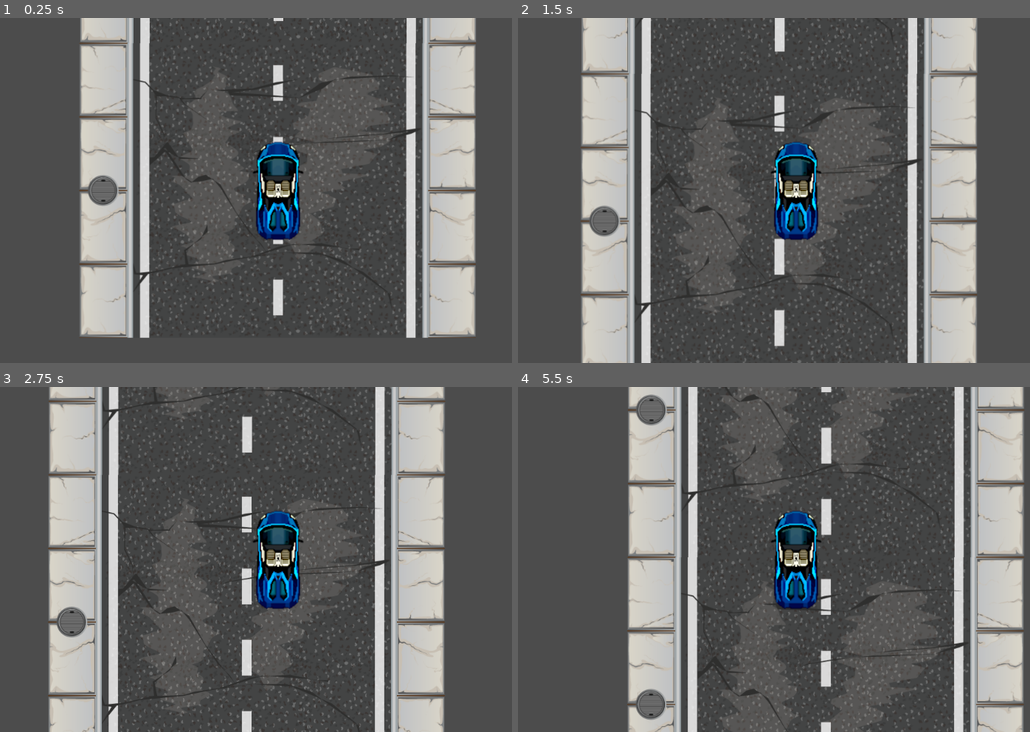
Above: before the commit, frames 1-4 (two rows, left to right).
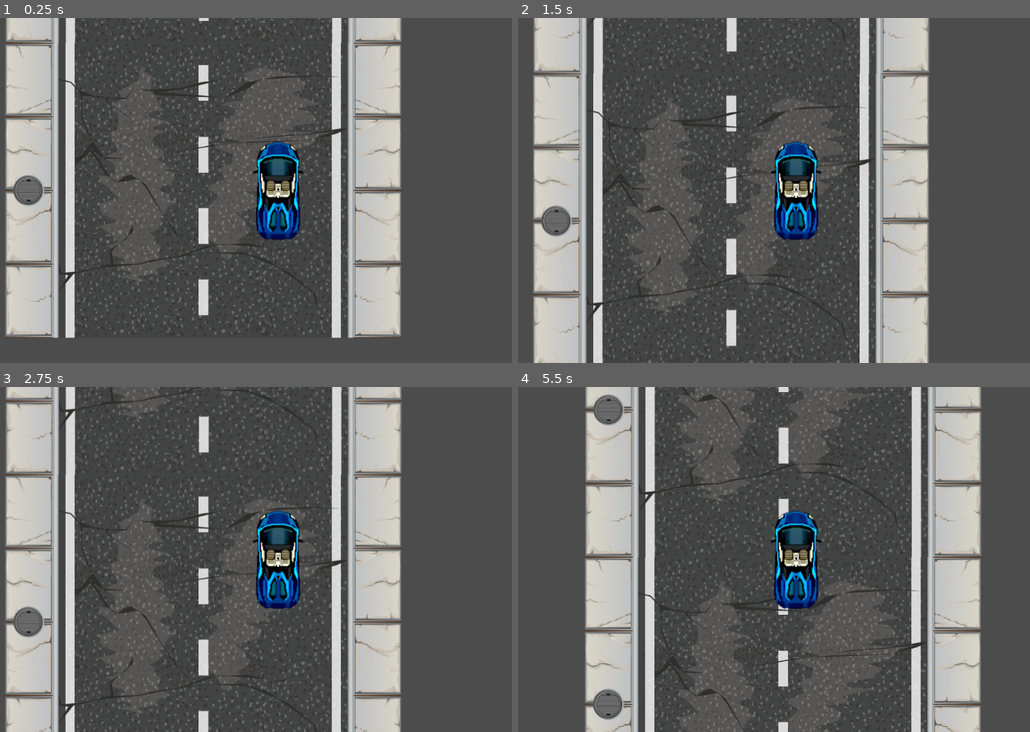
Above: after the commit, the same moments.

Repository: adngdb/coopjam
Game: Godot game, scene res://Levels/LevelTest.tscn
Same seed, same stepped clock (60 frames per second), same inputs: the game is played once before the commit and once after it.
Inputs (mouse positions are in pixels of both pictures, inside the frame that each line leads up to):
- Up to frame 1 (0.25 s): no input
- Up to frame 2 (1.5 s): tap Enter at 0.5 s; move the mouse to (927, 173) at 0.52 s; hold Right (ui_right) 0.53-1.28 s; click (927, 173) at 0.6 s; move the mouse to (676, 207) at 1.27 s; hold Left (ui_left) from 1.28 s (still down); click (676, 207) at 1.35 s
- Up to frame 3 (2.75 s): move the mouse to (337, 483) at 2.02 s; release Left (ui_left) at 2.03 s; hold Right (ui_right) from 2.03 s (still down); click (337, 483) at 2.1 s
- Up to frame 4 (5.5 s): move the mouse to (768, 628) at 2.77 s; click (768, 628) at 2.85 s; move the mouse to (973, 611) at 3.52 s; release Right (ui_right) at 3.53 s; hold Left (ui_left) from 3.53 s (still down); click (973, 611) at 3.6 s; move the mouse to (620, 507) at 4.27 s; click (620, 507) at 4.35 s; move the mouse to (825, 559) at 5.02 s; click (825, 559) at 5.1 s

The runs differ from the first frame. In frame 1, 51% of the frame differs, in the area x 1-93%, y 0-93%; in frame 2, 47%; in frame 3, 45%; in frame 4, 45%.

Commit message:
Add more road, put starting position on the right of the road, expose max_speed.

Diff:
--- a/Qlas/Levels/LevelTest.tscn
+++ b/Qlas/Levels/LevelTest.tscn
@@ -19,8 +19,20 @@
 [node name="RoadTile4" parent="Road" instance=ExtResource( 2 )]
 position = Vector2( 0.625366, -1528 )
 
+[node name="RoadTile5" parent="Road" instance=ExtResource( 2 )]
+position = Vector2( 0, -2040 )
+
+[node name="RoadTile6" parent="Road" instance=ExtResource( 2 )]
+position = Vector2( 0.625366, -2552 )
+
+[node name="RoadTile7" parent="Road" instance=ExtResource( 2 )]
+position = Vector2( 0, -3056 )
+
+[node name="RoadTile8" parent="Road" instance=ExtResource( 2 )]
+position = Vector2( 0.625366, -3568 )
+
 [node name="PlayerCar" parent="." instance=ExtResource( 1 )]
-position = Vector2( 0.625366, -0.178711 )
+position = Vector2( 130, 0 )
 
 [node name="Obstacles" type="Node2D" parent="."]
 
--- a/Qlas/Objects/PlayerCar/PlayerCar.gd
+++ b/Qlas/Objects/PlayerCar/PlayerCar.gd
@@ -1,10 +1,11 @@
 extends KinematicBody2D
 
+export var max_speed := 1000.0
 export var inc_speed := 150.0
 export var dec_speed := 300.0
 
 var speed := 0.0
-var motion = Vector2(1.5, -1.0)
+var motion = Vector2(0.0, -1.0)
 
 
 func _get_input():
@@ -19,24 +20,23 @@
 func _physics_process(delta):
 	_get_input()
 
-	print(speed)
 	speed -= dec_speed * delta
-	speed = clamp(speed,0.0,1000.0)
+	speed = clamp(speed, 0.0, max_speed)
 
+	move_and_slide(speed * motion)
 	pos_check()
-	move_and_slide(speed * motion)
 
 
 func pos_check():
-	global_position.x = clamp(global_position.x,-130.0,130.0)
+	global_position.x = clamp(global_position.x, -130.0, 130.0)
 
 
 func move_lane_right():
-	motion.x = 1.5
+	motion.x = 1.0
 
 
 func move_lane_left():
-	motion.x = -1.5
+	motion.x = -1.0
 
 
 func _on_ObstacleDetector_body_entered(body):
